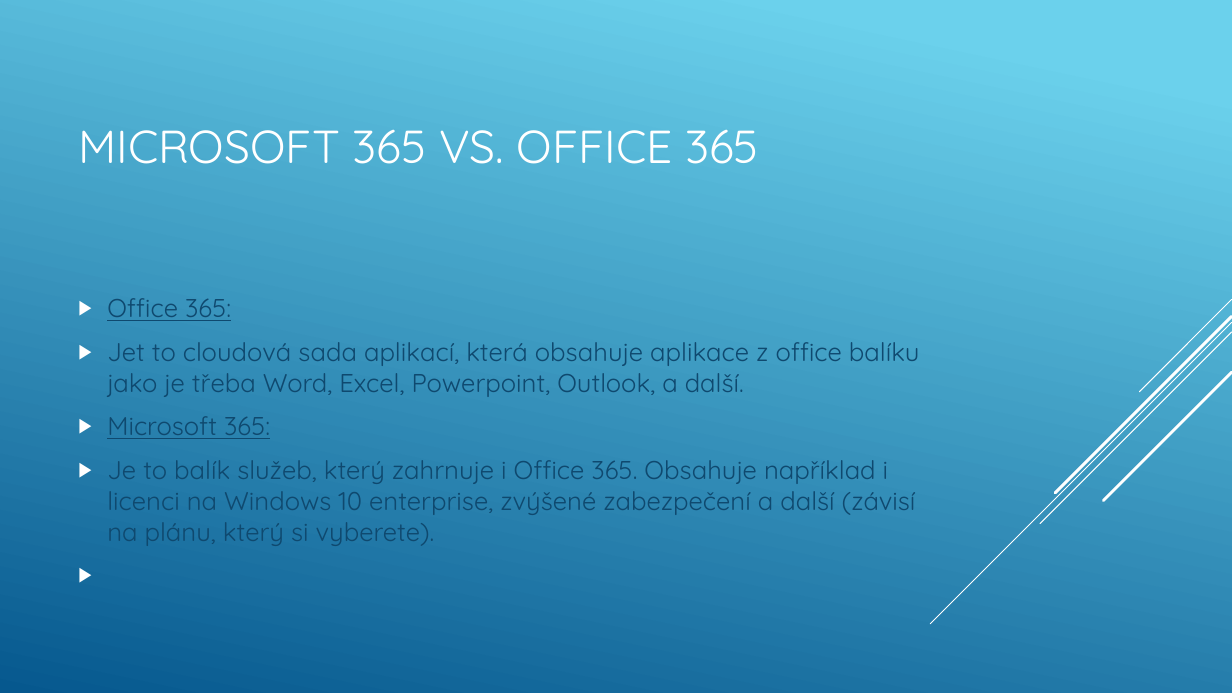
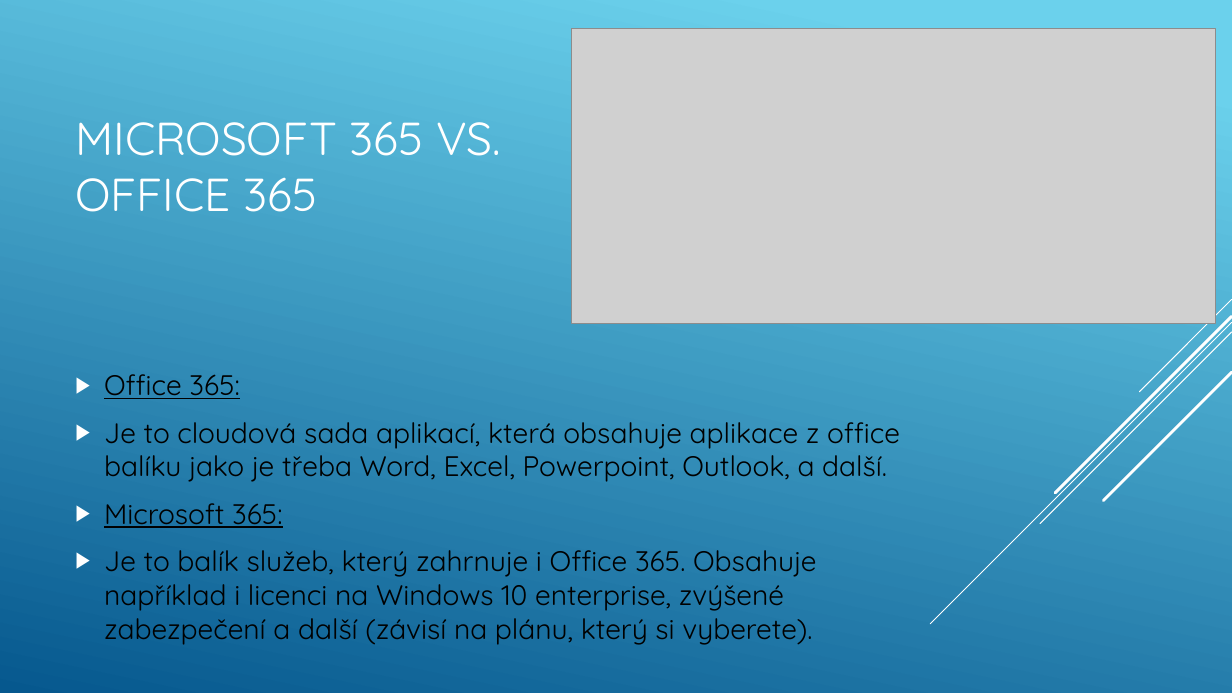
Before and after one commit to machacekadam/Office-365-a-jeho-mo-nosti, a slide deck: slide 3 of Machacek.pptx. Drawn at 1232x693 pixels with LibreOffice and Linux fonts; fonts in the diff are those of the drawing; grey boxes stand for pictures. Boxes give left, top, right and bottom in pixels: in the first picture for what was removed or moved away, otherwise in the second. Text is boxed around its words. In the diff, an @@ line names an element or a change of style, - is before the commit and + after.

```diff
--- a/Machacek.pptx
+++ b/Machacek.pptx
@@ title "MICROSOFT 365 VS. OFFICE 365" rewrapped from (78,129,759,164) to (75,121,501,212) @@
@@ picture added at (572,29,1216,323) @@
@@ text "Office 365:": place and size @@
-text "Office 365:" at (107,298,920,546)
+text "Office 365:" at (104,374,900,645)
@@ text at (104,374,816,645): size 20 to 22 pt, text colour #0F496F to #000000 in "Office 365:", "Microsoft 365:", "Je to balík služeb, který zahrnuje i ..." @@
@@ text at (104,422,900,482): text changed; size 20 to 22 pt; text colour #0F496F to #000000 @@
-▶ Jet to cloudová sada aplikací, která obsahuje aplikace z office balíku jako je třeba Word, Excel, Powerpoint, Outlook, a další.
+▶ Je to cloudová sada aplikací, která obsahuje aplikace z office balíku jako je třeba Word, Excel, Powerpoint, Outlook, a další.
```
Also in this commit, not shown: 19 other slides changed.
